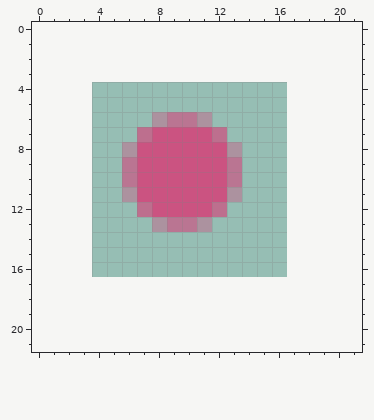
Edited in one commit: pixel-art sprite (legend/Some_NWRC_2025_1_SRU6.png). Above is the file before it was changed.
The file is 13x13 pixels. Pixels under 10% opacity are left out. Colours within 5 levels of each other are drawn and written as one. The old version is drawn lined up with the new one, on the new canvas.
After:
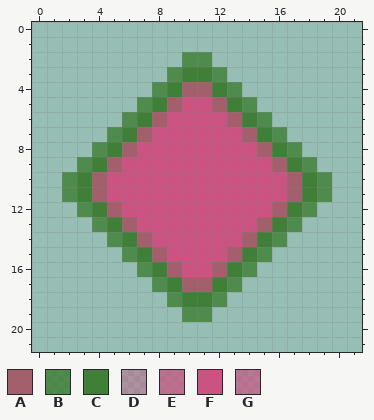
Palette (. is transparent): A #a3606c  B #3f7f36d0  C #3f7f37fd  D #ca54826a  E #cb5381bc  F #cb5381  G #cb5382af
From old to new:
canvas 13x13 -> 22x22, the old top-left corner now at 4,4
y 2: x 10..11 .. -> BB
y 3: x 9..12 .... -> BCCB
y 4: x 8..13 ...... -> BCAACB
y 5: x 7..14 ........ -> BCAFFACB
y 6: x 6..15 ..DGGD.... -> BCAFFFFACB
y 7: x 5..7 ..E -> BCA; x 12..16 E.... -> FFACB
y 8: x 4..6 ..D -> BCA; x 13..17 D.... -> FFACB
y 9: x 3..6 ...G -> BCAF; x 13..18 G..... -> FFFACB
y 10: x 2..6 ....G -> BCAFF; x 13..19 G...... -> FFFFACB
y 11: x 2..6 ....D -> BCAFF; x 13..19 D...... -> FFFFACB
y 12: x 3..7 ....E -> BCAFF; x 12..18 E...... -> FFFFACB
y 13: x 4..17 ....DGGD...... -> BCAFFFFFFFFACB
y 14: x 5..16 ............ -> BCAFFFFFFACB
y 15: x 6..15 .......... -> BCAFFFFACB
y 16: x 7..14 ........ -> BCAFFACB
y 17: x 8..13 ...... -> BCAACB
y 18: x 9..12 .... -> BCCB
y 19: x 10..11 .. -> BB
